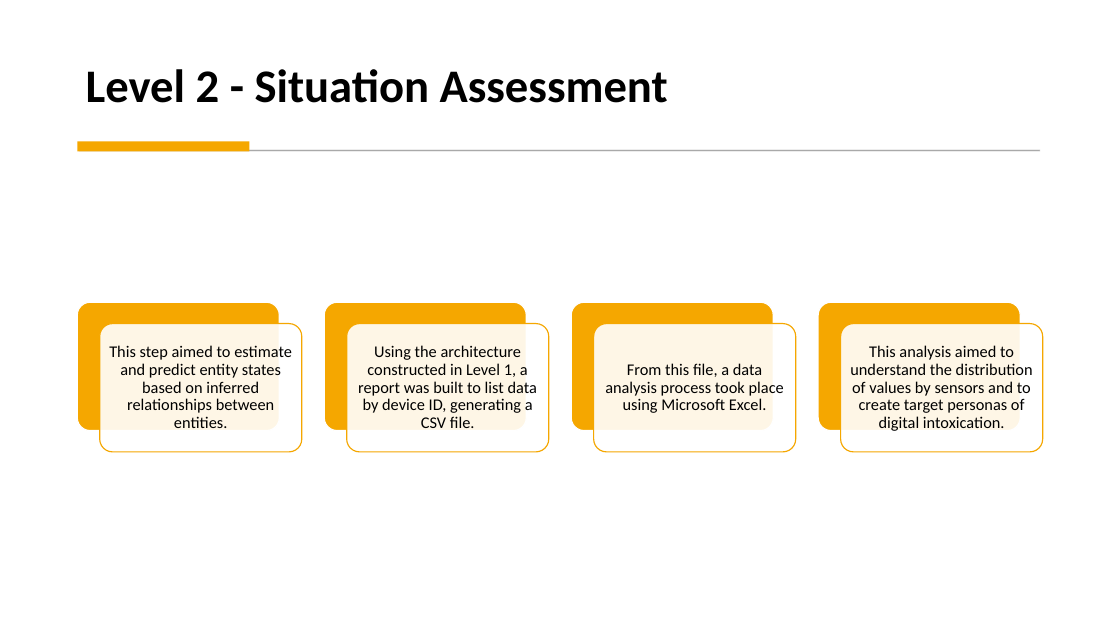
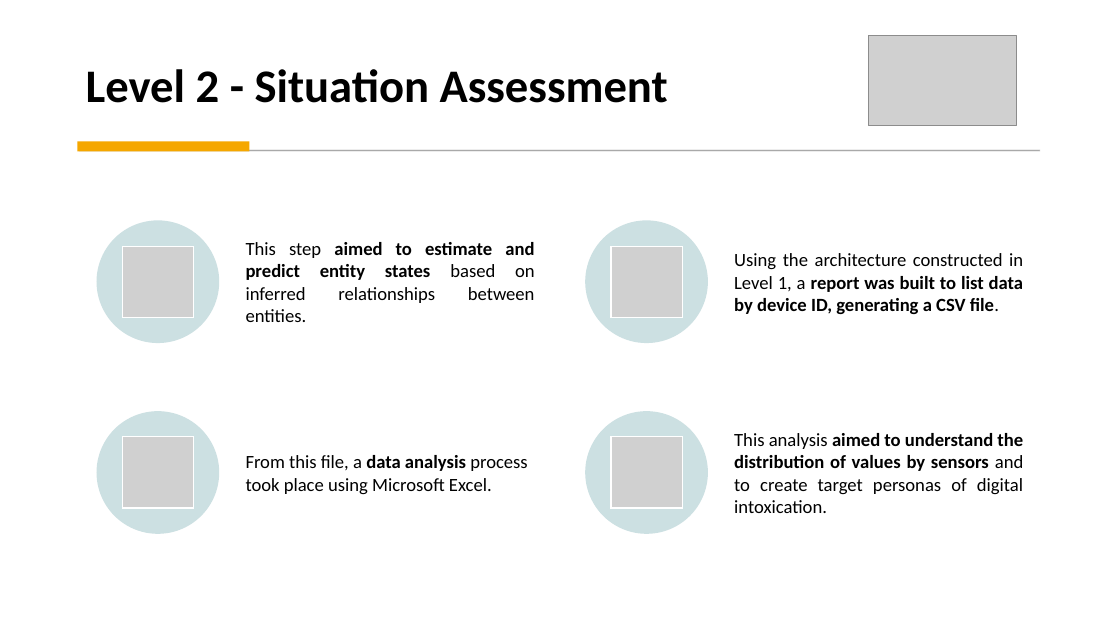
Before and after one commit to GustavoSchroeder/Assignment-Data-Prospection, a slide deck: slide 14 of Apresentação.pptx (slide 16 before the commit). Drawn at 1120x630 pixels with LibreOffice and Linux fonts; fonts in the diff are those of the drawing; grey boxes stand for pictures. Boxes give left, top, right and bottom in pixels: in the first picture for what was removed or moved away, otherwise in the second. Text is boxed around its words. In the diff, an @@ line names an element or a change of style, - is before the commit and + after.

```diff
--- a/Apresentação.pptx
+++ b/Apresentação.pptx
@@ picture added at bbox=[868, 35, 1017, 126] @@
@@ text "This step aimed to estimate ...": place and size @@
-text "This step aimed to estimate ..." at bbox=[109, 345, 292, 428]
+text "This step aimed to estimate ..." at bbox=[246, 242, 535, 322]
@@ text "This step aimed to estimate ..." at bbox=[246, 242, 535, 322]: size 14 to 16 pt; bold on in "aimed to estimate and predict entity states"; alignment centre to justified; line spacing 0.9 to 1 @@
@@ text "Using the architecture constructed in ...": place and size @@
-text "Using the architecture constructed in ..." at bbox=[358, 345, 537, 428]
+text "Using the architecture constructed in ..." at bbox=[734, 253, 1023, 314]
@@ text "Using the architecture constructed in ..." at bbox=[734, 253, 1023, 314]: size 14 to 16 pt; bold on in "report was built to list data by ..."; alignment centre to justified; line spacing 0.9 to 1 @@
@@ group removed at bbox=[77, 302, 1044, 452]: 8 rounded rectangles @@
@@ text "From this file, a data ...": place and size @@
-text "From this file, a data ..." at bbox=[605, 363, 784, 413]
+text "From this file, a data ..." at bbox=[246, 455, 527, 495]
@@ text "From this file, a data ..." at bbox=[246, 455, 527, 495]: size 14 to 16 pt; bold on in "data analysis"; alignment centre to left; line spacing 0.9 to 1 @@
@@ text "This analysis aimed to understand ...": place and size @@
-text "This analysis aimed to understand ..." at bbox=[850, 345, 1033, 431]
+text "This analysis aimed to understand ..." at bbox=[734, 433, 1023, 513]
@@ text "This analysis aimed to understand ..." at bbox=[734, 433, 1023, 513]: size 14 to 16 pt; bold on in "aimed to understand the distribution of values ..."; alignment centre to justified; line spacing 0.9 to 1 @@
@@ group added at bbox=[97, 220, 708, 534]: 4 ellipses, 4 pictures @@
```
Also in this commit, not shown: 6 other slides changed, 2 slides removed, 3 other files.
